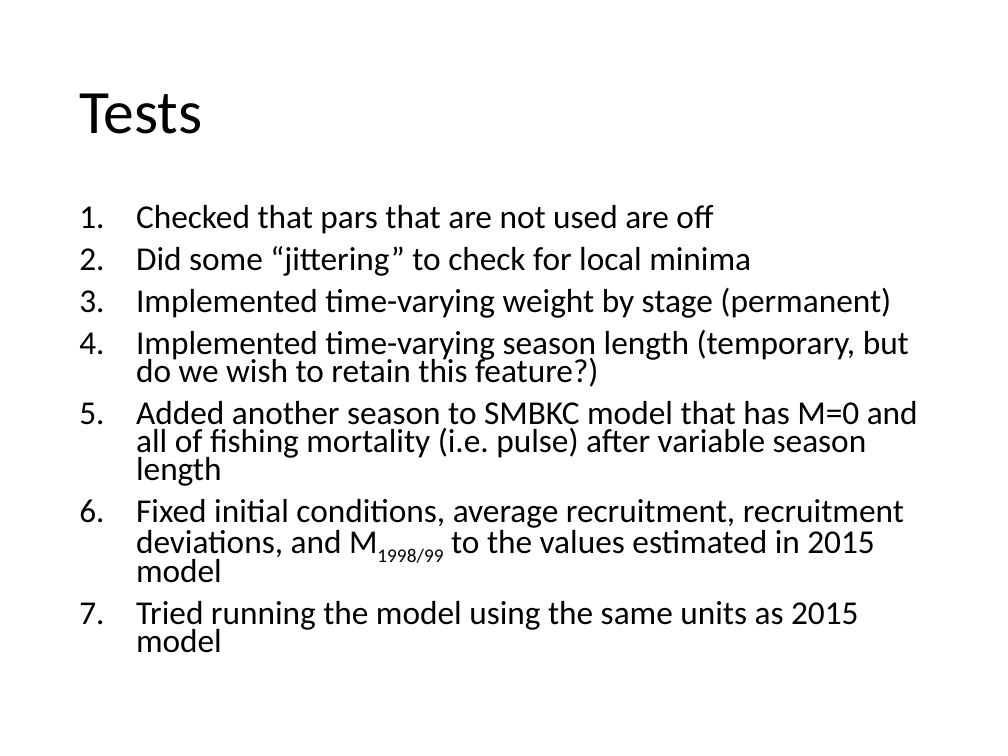
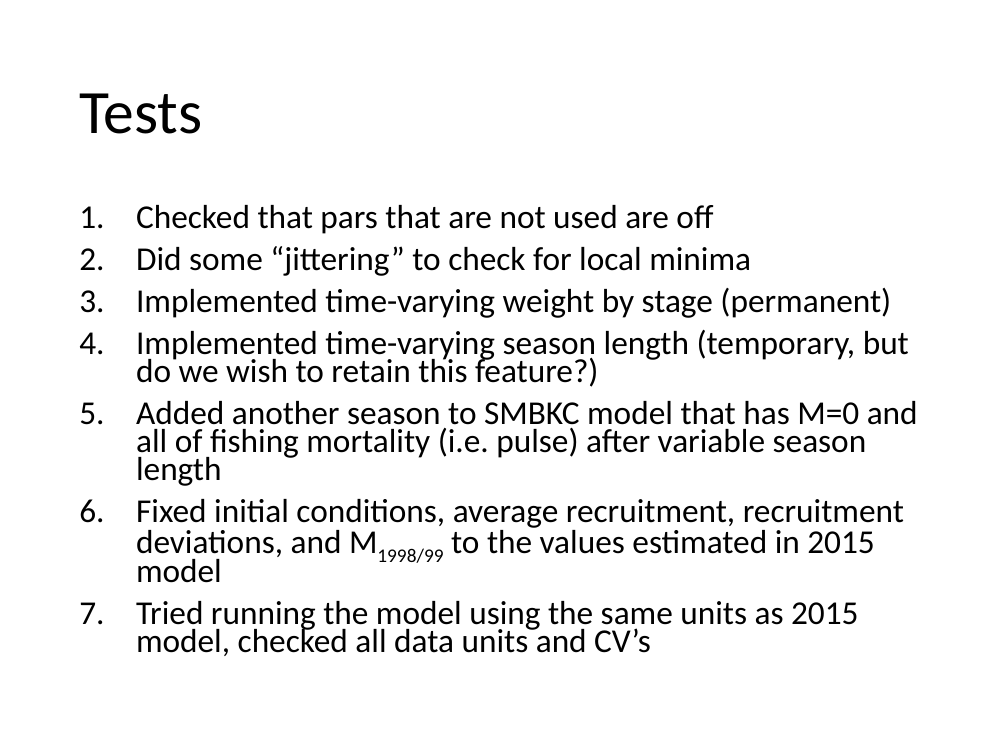
Before and after one commit to seacode/gmacs, a slide deck: slide 16 of docs/smbkc/smbkc.pptx. Drawn at 1008x756 pixels with LibreOffice and Linux fonts; fonts in the diff are those of the drawing. Boxes give left, top, right and bottom in pixels: in the first picture for what was removed or moved away, otherwise in the second. Text is boxed around its words. In the diff, an @@ line names an element or a change of style, - is before the commit and + after.

```diff
--- a/docs/smbkc/smbkc.pptx
+++ b/docs/smbkc/smbkc.pptx
@@ text at (x1=136, y1=601, x2=858, y2=656): text changed @@
-7. Tried running the model using the same units as 2015 model
+7. Tried running the model using the same units as 2015 model, checked all data units and CV’s
```
Also in this commit, not shown: 6 other files.
